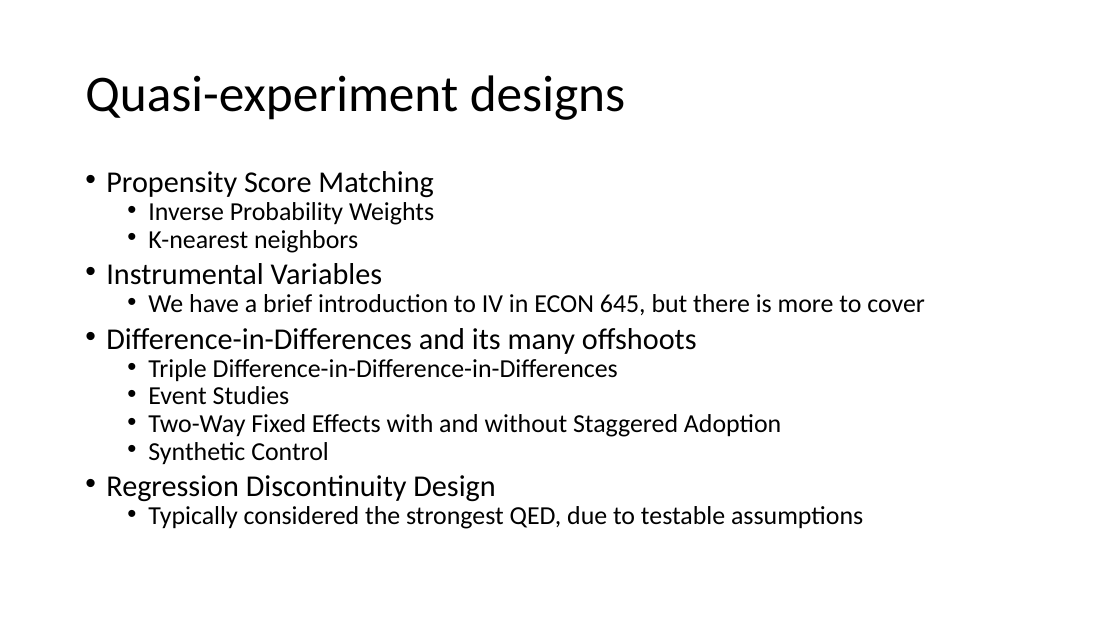
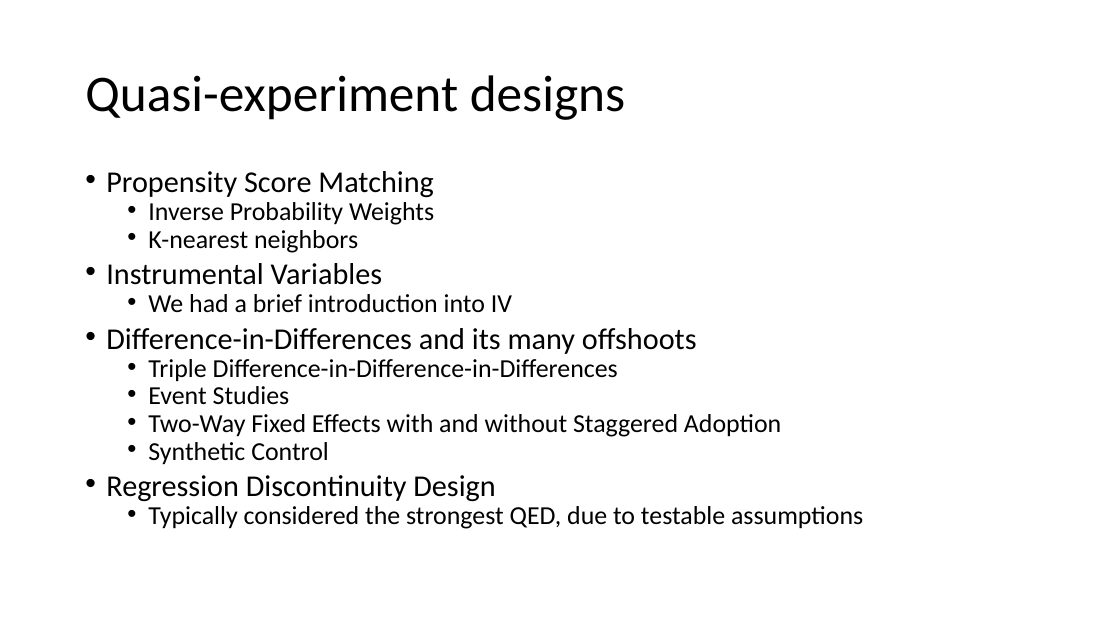
Before and after one commit to rowesamuel/Econ645, a slide deck: slide 28 of Slides/Week_5_Natural_Exp_DD.pptx (slide 12 before the commit). Drawn at 1120x630 pixels with LibreOffice and Linux fonts; fonts in the diff are those of the drawing. Boxes give left, top, right and bottom in pixels: in the first picture for what was removed or moved away, otherwise in the second. Text is boxed around its words. In the diff, an @@ line names an element or a change of style, - is before the commit and + after.

```diff
--- a/Slides/Week_5_Natural_Exp_DD.pptx
+++ b/Slides/Week_5_Natural_Exp_DD.pptx
@@ text at [148,294,512,313]: text changed @@
-  • We have a brief introduction to IV in ECON 645, but there is more to cover
+  • We had a brief introduction into IV
```
Also in this commit, not shown: 10 other slides changed, 16 slides added, 11 other files.
